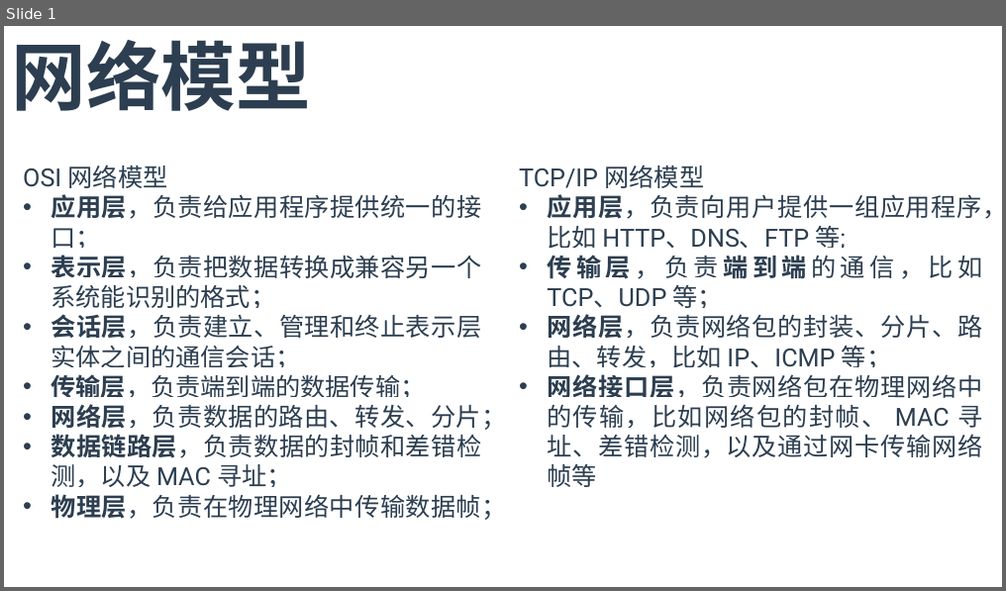
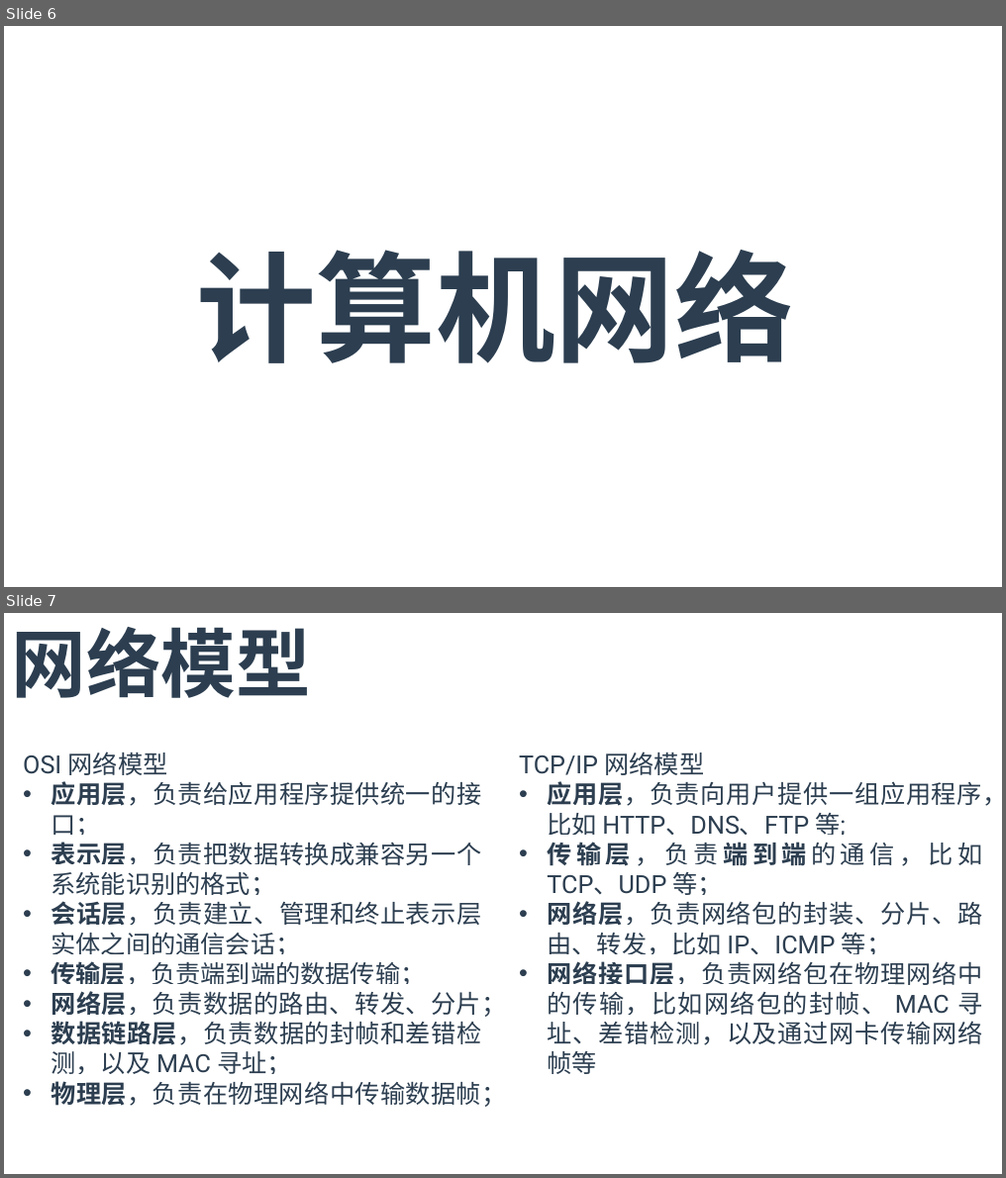
Before and after one commit to T0kisaki-Kurumi/LeetCode, a slide deck: 实习/新建 Microsoft PowerPoint 演示文稿.pptx. Shown one above the other, each under a label of ours: slide 1 before the commit, slides 6 and 7 after it. The pictures are 1006x591 and 1006x1178 pixels, drawn with LibreOffice and Linux fonts; fonts in the diff are those of the drawing. Boxes give left, top, right and bottom in pixels: in the first picture for what was removed or moved away, otherwise in the second. Text is boxed around its words. In the diff, an @@ line names an element or a change of style, - is before the commit and + after.

```diff
--- a/实习/新建 Microsoft PowerPoint 演示文稿.pptx
+++ b/实习/新建 Microsoft PowerPoint 演示文稿.pptx
@@ slide 6 added at [4, 26, 1002, 587], background #FFFFFF @@
@@ text added at [197, 250, 795, 364], 115 pt, text #2C3E50, bold @@
+计算机网络
@@ what was slide 1 is now slide 7 @@
```
Also in this commit, not shown: 1 slide changed, 7 other slides added, 3 other files.
